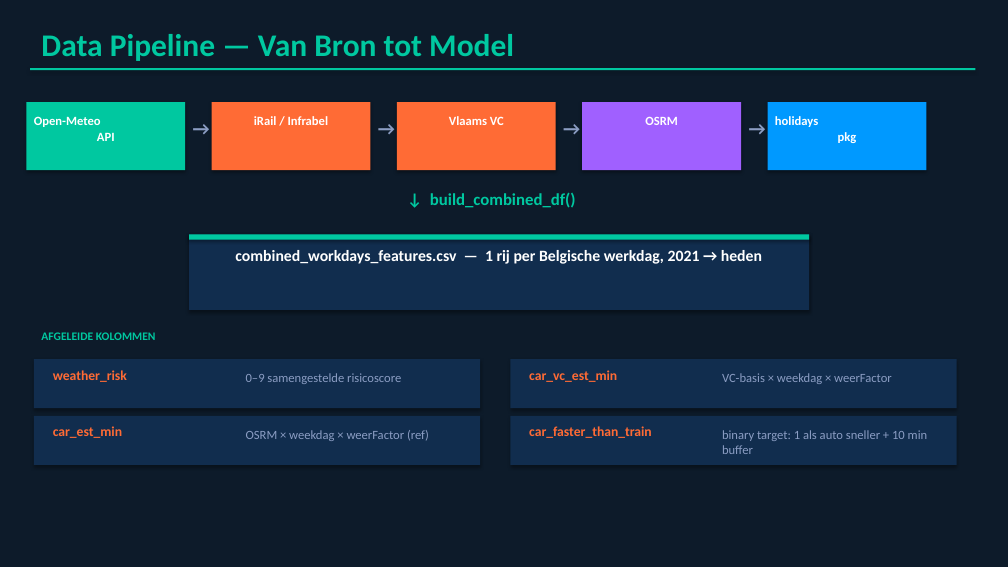
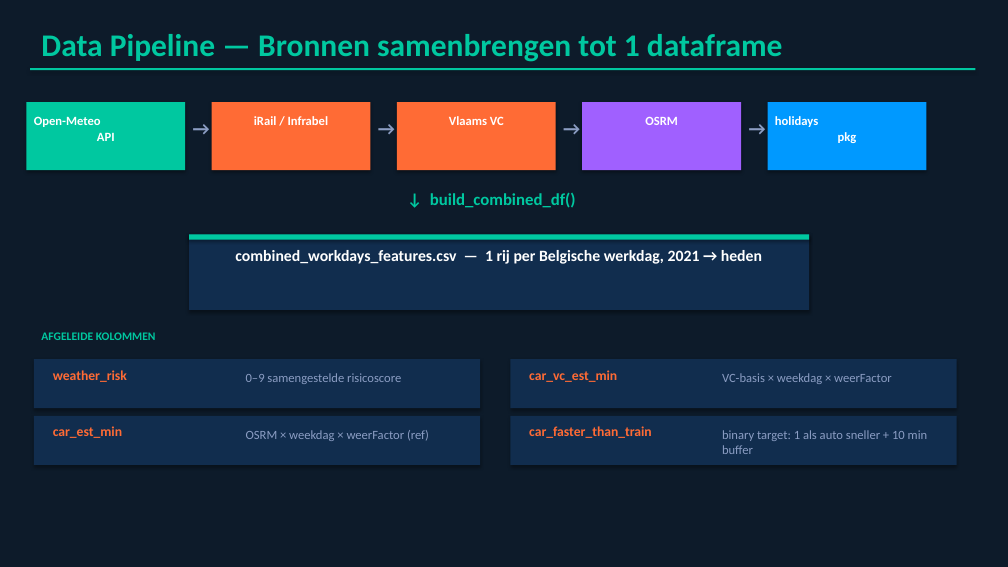
Before and after one commit to MaximeMylle/trafic_forecast_datascience, a slide deck: slide 12 of Gent_Mechelen_Presentatie.pptx (slide 13 before the commit). Drawn at 1008x567 pixels with LibreOffice and Linux fonts; fonts in the diff are those of the drawing. Boxes give left, top, right and bottom in pixels: in the first picture for what was removed or moved away, otherwise in the second. Text is boxed around its words. In the diff, an @@ line names an element or a change of style, - is before the commit and + after.

```diff
--- a/Gent_Mechelen_Presentatie.pptx
+++ b/Gent_Mechelen_Presentatie.pptx
@@ text at (41,34,783,62): text changed @@
-Data Pipeline — Van Bron tot Model
+Data Pipeline — Bronnen samenbrengen tot 1 dataframe
```
Also in this commit, not shown: 10 other slides changed, 3 slides added, 5 slides removed.
